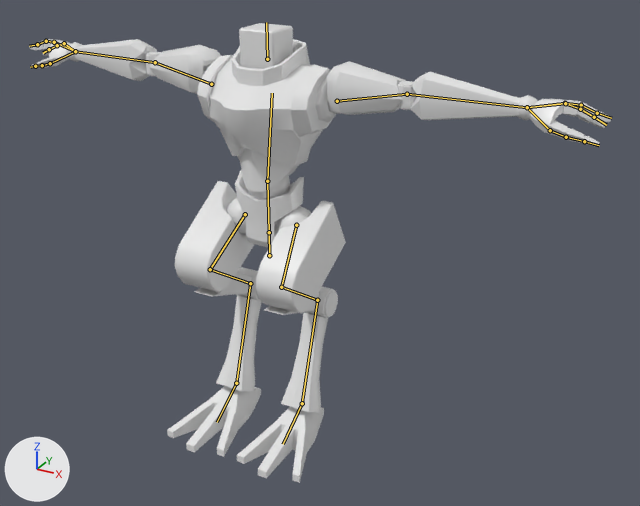
The Blender file Game/Assets/SAGYO/char/m.blend: old version first, new version second.
Camera for both pictures: a camera (50 mm lens) standing at (17.7, -28.0, 22.2) and looking at (2.2, 0.2, 8.1). The axes (+X, +Y, +Z) are drawn at lower left. The lights are the same throughout. The bones that bend it are drawn over the model as lines.

The first picture shows 'm_ankle', 'm_arm1', 'm_arm2', 'm_body', 'm_body_joint', 'm_foot1', 'm_foot2', 'm_foot3', 'm_foot4', 'm_foot_joint', 'm_hand', 'm_hand_joint', 'm_head', 'm_heel'.
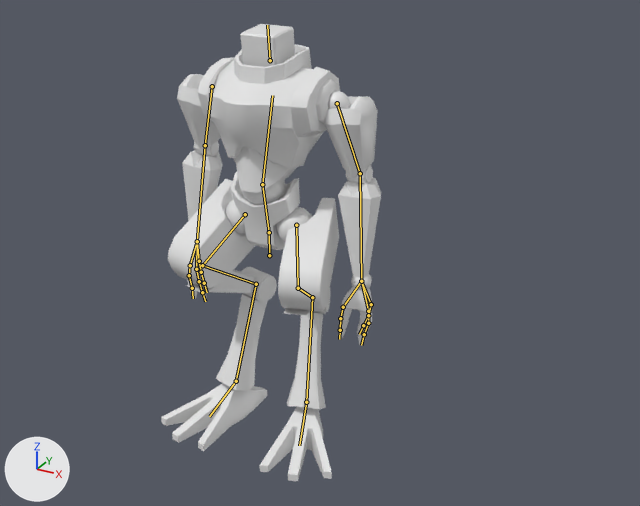
The newer file adds an action. The first version stands in its rest pose; the second is drawn at frame 38 of the action 'punch_1'.

Changed parts and their boxes [x1, y1, x2, y2] in the pictures (640 x 506 px):
```json
{"object": "m_body", "change": "posed", "before": [197, 39, 336, 248], "after": [198, 44, 340, 250]}
{"object": "m_foot1", "change": "posed", "before": [175, 181, 346, 314], "after": [168, 179, 339, 311]}
{"object": "m_arm2", "change": "posed", "before": [74, 39, 520, 120], "after": [182, 150, 381, 279], "on screen": "55% narrower, 59% taller"}
{"object": "m_arm1", "change": "posed", "before": [145, 45, 417, 115], "after": [177, 74, 378, 183], "on screen": "26% narrower, 55% taller"}
{"object": "m_foot4", "change": "posed", "before": [167, 386, 324, 483], "after": [161, 383, 332, 481], "on screen": "9% wider"}
{"object": "m_foot3", "change": "posed", "before": [216, 295, 328, 412], "after": [216, 294, 326, 409]}
{"object": "m_hand", "change": "posed", "before": [30, 39, 612, 147], "after": [187, 280, 372, 345]}
{"object": "m_head", "change": "posed", "before": [239, 23, 293, 69], "after": [240, 24, 295, 67]}
{"object": "m_heel", "change": "posed", "before": [236, 267, 338, 318], "after": [241, 267, 330, 314], "on screen": "13% narrower, 8% shorter"}
{"object": "m_foot2", "change": "posed", "before": [194, 273, 320, 315], "after": [186, 270, 313, 315], "on screen": "7% taller"}
{"object": "m_foot_joint", "change": "posed", "before": [227, 198, 311, 234], "after": [225, 200, 313, 242]}
{"object": "m_hand_joint", "change": "posed", "before": [66, 42, 537, 120], "after": [351, 275, 372, 290]}
{"object": "m_body_joint", "change": "posed", "before": [247, 176, 290, 200], "after": [241, 180, 285, 205]}
{"bone": "Bone_L.002", "before": "(296, 225) to (281, 287)", "after": "(296, 225) to (298, 288)"}
{"bone": "Bone_R.002", "before": "(245, 214) to (210, 269)", "after": "(245, 214) to (202, 265)"}
{"bone": "Bone.001", "before": "(269, 232) to (267, 181)", "after": "(269, 232) to (262, 184)"}
{"bone": "Bone.002", "before": "(267, 181) to (272, 93)", "after": "(262, 184) to (272, 95)"}
{"bone": "Bone.002_L.001", "before": "(337, 101) to (407, 94)", "after": "(337, 103) to (360, 173)"}
{"bone": "Bone.002_L.002", "before": "(407, 94) to (527, 107)", "after": "(360, 173) to (361, 281)"}
{"bone": "Bone.002_R.001", "before": "(211, 84) to (155, 62)", "after": "(212, 86) to (205, 145)"}
{"bone": "Bone.002_R.002", "before": "(155, 62) to (75, 51)", "after": "(205, 145) to (197, 241)"}
{"bone": "Bone.004", "before": "(267, 59) to (266, 22)", "after": "(270, 60) to (267, 25)"}
```

Scene script edits in JSON lines:
```json
{"block": "bone_bone_l_002", "where": "bone_bone_l_002 = bpy.data.objects['Armature'].pose.bones['Bone_L.002']  # child of 'Bone'"}
{"op": "set", "path": "bone_bone_l_002.rotation_quaternion", "old": "(1.0, 0.0, 0.0, 0.0)", "new": "(0.987, -0.01, -0.106, 0.12)", "note": "degrees (0, 0, 0) -> degrees (-3, -12, 14)"}
{"block": "bone_bone_r_002", "where": "bone_bone_r_002 = bpy.data.objects['Armature'].pose.bones['Bone_R.002']  # child of 'Bone'"}
{"op": "set", "path": "bone_bone_r_002.rotation_quaternion", "old": "(1.0, 0.0, 0.0, 0.0)", "new": "(0.991, -0.008, 0.087, -0.098)", "note": "degrees (0, 0, 0) -> degrees (-2, 10, -11)"}
{"block": "bone_bone_001", "where": "bone_bone_001 = bpy.data.objects['Armature'].pose.bones['Bone.001']  # child of 'Bone'"}
{"op": "set", "path": "bone_bone_001.rotation_quaternion", "old": "(1.0, 0.0, 0.0, 0.0)", "new": "(0.996, 0.084, 0.0, 0.0)", "note": "degrees (0, 0, 0) -> degrees (10, 0, 0)"}
{"block": "bone_bone_002", "where": "bone_bone_002 = bpy.data.objects['Armature'].pose.bones['Bone.002']  # child of 'Bone.001'"}
{"op": "set", "path": "bone_bone_002.rotation_quaternion", "old": "(1.0, 0.0, 0.0, 0.0)", "new": "(0.99, -0.142, 0.0, 0.0)", "note": "degrees (0, 0, 0) -> degrees (-16, 0, 0)"}
{"block": "bone_bone_002_l_001", "where": "bone_bone_002_l_001 = bpy.data.objects['Armature'].pose.bones['Bone.002_L.001']  # child of 'Bone.002'"}
{"op": "set", "path": "bone_bone_002_l_001.rotation_quaternion", "old": "(1.0, 0.0, 0.0, 0.0)", "new": "(0.729, -0.061, 0.118, -0.672)", "note": "degrees (0, 0, 0) -> degrees (-14, 5, -86)"}
{"block": "bone_bone_002_l_002", "where": "bone_bone_002_l_002 = bpy.data.objects['Armature'].pose.bones['Bone.002_L.002']  # child of 'Bone.002_L.001'"}
{"op": "set", "path": "bone_bone_002_l_002.rotation_quaternion", "old": "(1.0, 0.0, 0.0, 0.0)", "new": "(0.992, 0.126, 0.0, 0.0)", "note": "degrees (0, 0, 0) -> degrees (14, 0, 0)"}
{"block": "bone_bone_002_r_001", "where": "bone_bone_002_r_001 = bpy.data.objects['Armature'].pose.bones['Bone.002_R.001']  # child of 'Bone.002'"}
{"op": "set", "path": "bone_bone_002_r_001.rotation_quaternion", "old": "(1.0, 0.0, 0.0, 0.0)", "new": "(0.731, -0.071, -0.124, 0.667)", "note": "degrees (0, 0, 0) -> degrees (-16, -5, 85)"}
{"block": "bone_bone_002_r_002", "where": "bone_bone_002_r_002 = bpy.data.objects['Armature'].pose.bones['Bone.002_R.002']  # child of 'Bone.002_R.001'"}
{"op": "set", "path": "bone_bone_002_r_002.rotation_quaternion", "old": "(1.0, 0.0, 0.0, 0.0)", "new": "(0.991, 0.133, 0.0, 0.0)", "note": "degrees (0, 0, 0) -> degrees (15, 0, 0)"}
{"block": "bone_bone_004", "where": "bone_bone_004 = bpy.data.objects['Armature'].pose.bones['Bone.004']  # child of 'Bone.002'"}
{"op": "set", "path": "bone_bone_004.rotation_quaternion", "old": "(1.0, 0.0, 0.0, 0.0)", "new": "(0.994, 0.107, 0.0, 0.0)", "note": "degrees (0, 0, 0) -> degrees (12, 0, 0)"}
```
